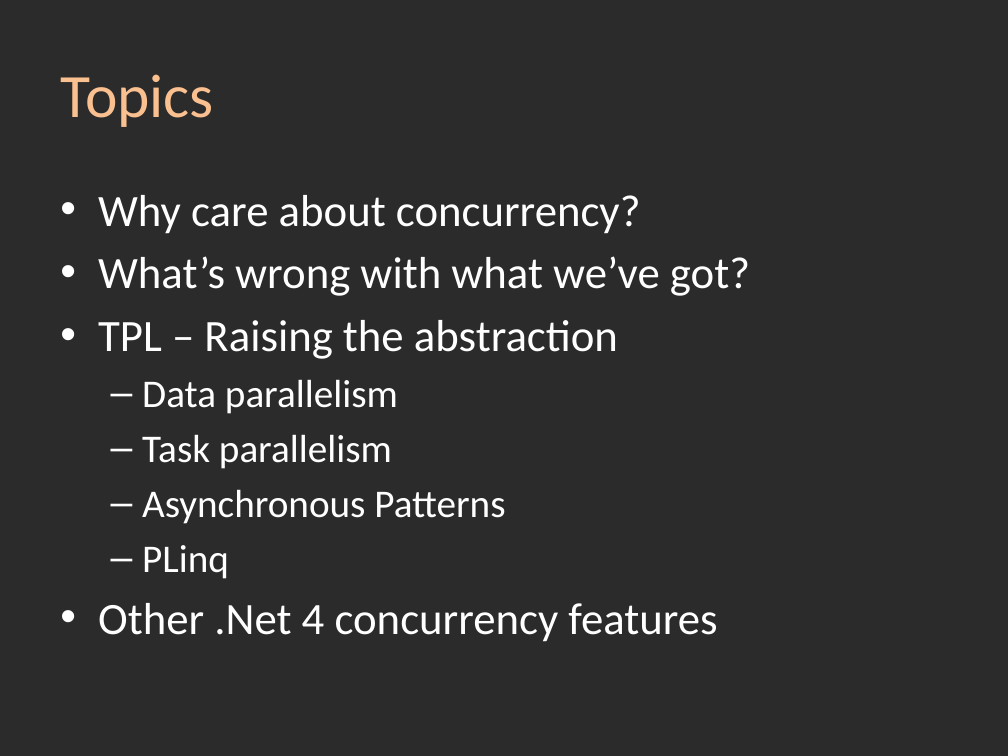
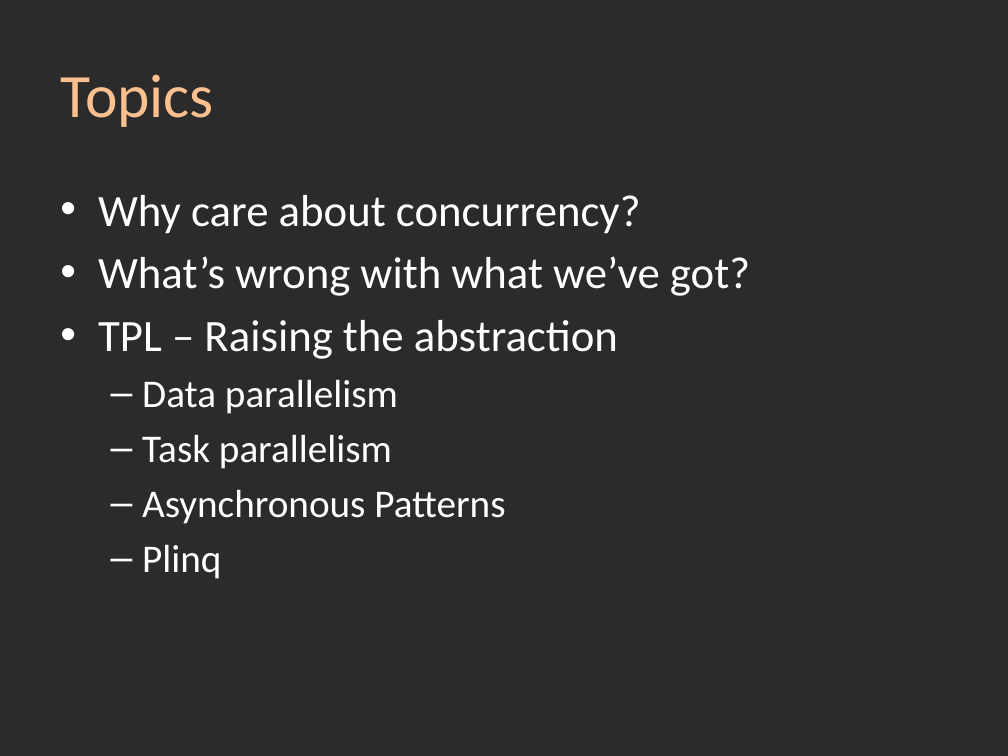
Before and after one commit to srstrong/NDC-TPL, a slide deck: slide 3 of Task Parallel Library.pptx. Drawn at 1008x756 pixels with LibreOffice and Linux fonts; fonts in the diff are those of the drawing; background and template pictures are left out; a plain dark background stands for a picture behind light text. Boxes give left, top, right and bottom in pixels: in the first picture for what was removed or moved away, otherwise in the second. Text is boxed around its words. In the diff, an @@ line names an element or a change of style, - is before the commit and + after.

```diff
--- a/Task Parallel Library.pptx
+++ b/Task Parallel Library.pptx
@@ text at (x1=142, y1=544, x2=221, y2=579): text changed; size 32 to 28 pt @@
-  – PLinq
-• Other .Net 4 concurrency features
+  – Plinq
```
Also in this commit, not shown: 1 other slide changed, 1 slide added, 1 other file.
